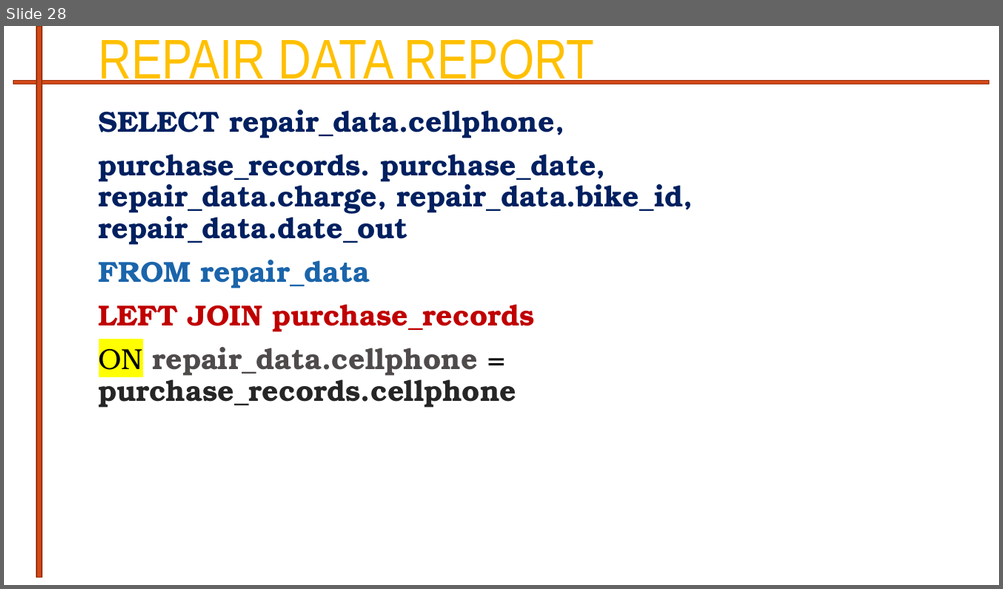
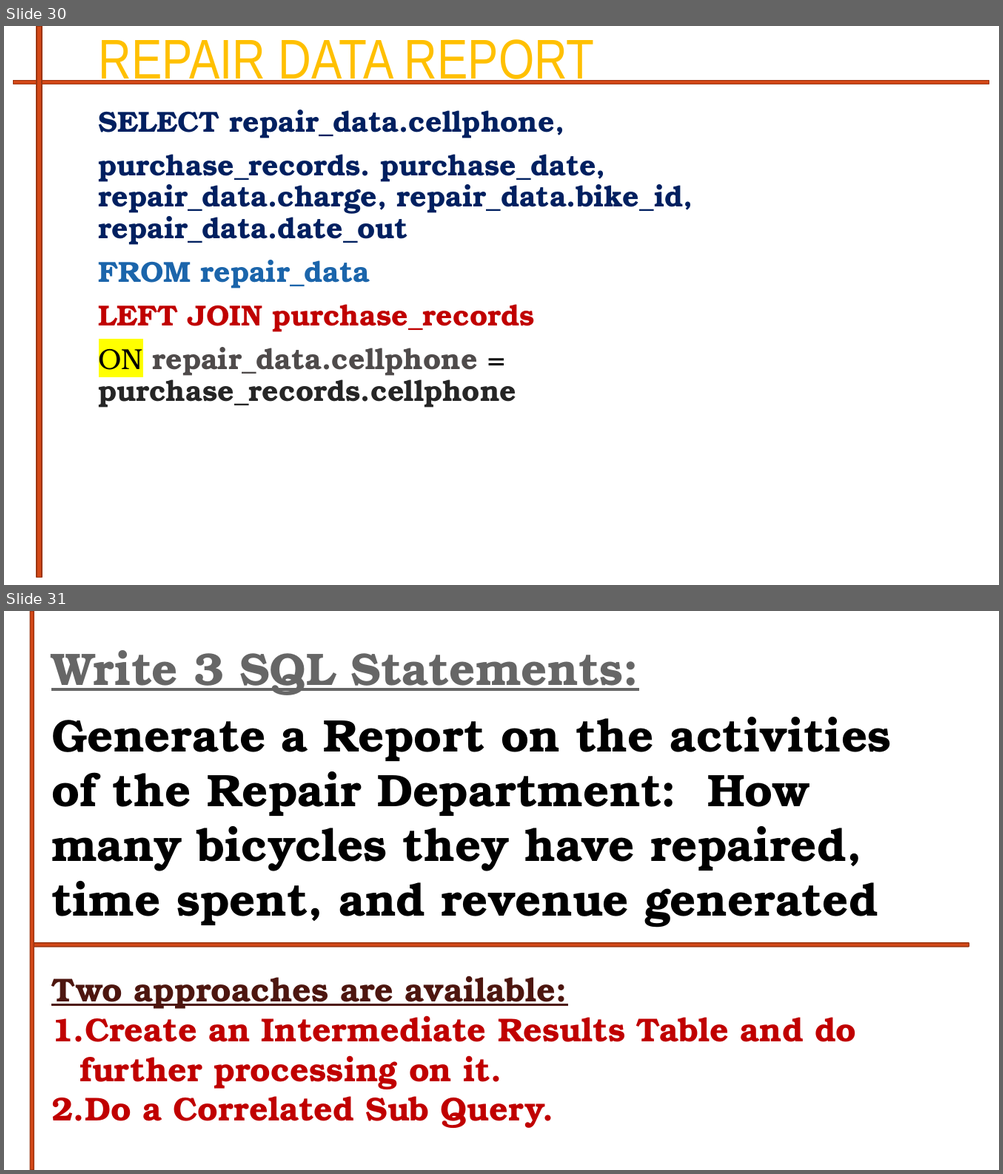
Before and after one commit to PeterSigurdson/MSAccessAssets, a slide deck: DATABASE PROJECT.pptx. Shown one above the other, each under a label of ours: slide 28 before the commit, slides 30 and 31 after it. The pictures are 1003x589 and 1003x1174 pixels, drawn with LibreOffice and Linux fonts; fonts in the diff are those of the drawing; background and template pictures are left out. Boxes give left, top, right and bottom in pixels: in the first picture for what was removed or moved away, otherwise in the second. Text is boxed around its words. In the diff, an @@ line names an element or a change of style, - is before the commit and + after.

```diff
--- a/DATABASE PROJECT.pptx
+++ b/DATABASE PROJECT.pptx
@@ slide 31 added at bbox=[4, 611, 999, 1170], background #FFFFFF; not listed: 1 template element that a slide beside it also shows @@
@@ rounded rectangle added at bbox=[30, 611, 34, 1170], fill #D34817, outline #9C3511 1 pt @@
@@ text added at bbox=[51, 650, 891, 928], 44 pt, text #000000, bold @@
+Write 3 SQL Statements:
+Generate a Report on the activities of the Repair Department: How many bicycles they have repaired, time spent, and revenue generated
@@ rounded rectangle added at bbox=[34, 943, 969, 947], fill #D34817, outline #9C3511 1 pt @@
@@ text added at bbox=[51, 976, 856, 1128], 32 pt, text #C00000, bold @@
+Two approaches are available:
+1. Create an Intermediate Results Table and do further processing on it.
+2. Do a Correlated Sub Query.
@@ what was slide 28 is now slide 30 @@
```
Also in this commit, not shown: 2 slides changed, 3 other slides added, 1 other file.
